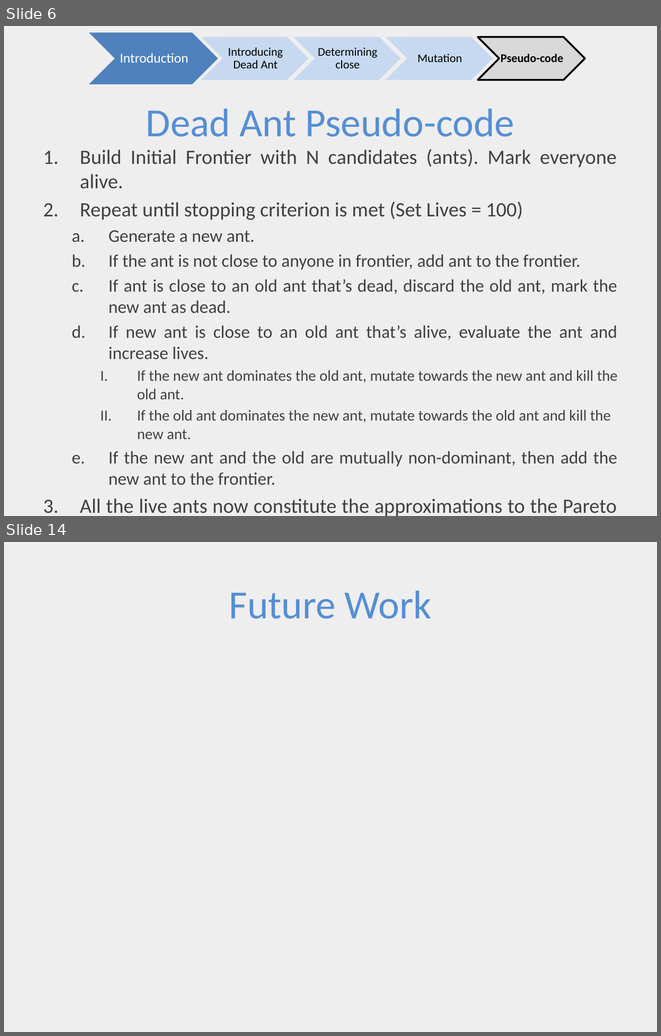
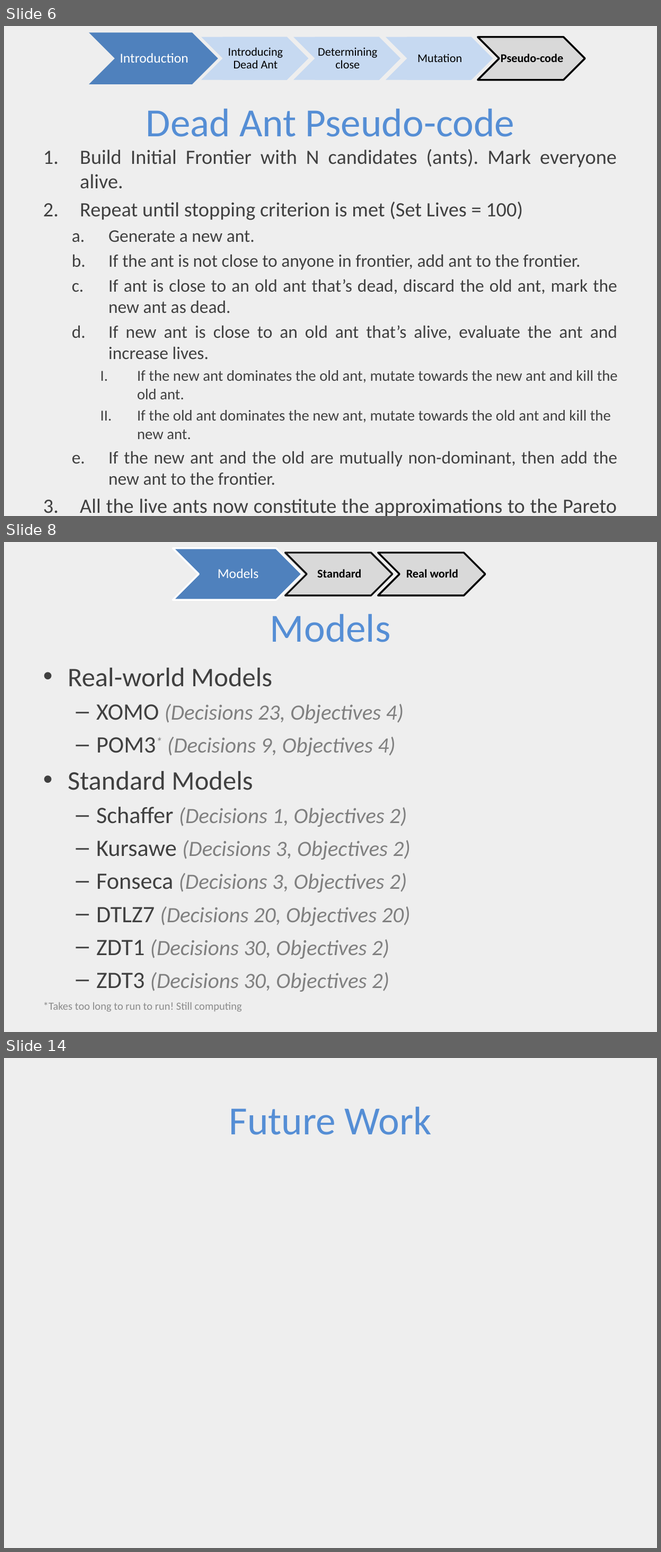
Before and after one commit to ai-se/Rahul, a slide deck: DEADANT/deadAnt.pptx. Shown one above the other, each under a label of ours: slides 6 and 14 before the commit, slides 6, 8 and 14 after it; the slides between them are not shown. The pictures are 661x1036 and 661x1552 pixels, drawn with LibreOffice and Linux fonts; fonts in the diff are those of the drawing. Boxes give left, top, right and bottom in pixels: in the first picture for what was removed or moved away, otherwise in the second. Text is boxed around its words. In the diff, an @@ line names an element or a change of style, - is before the commit and + after.

```diff
--- a/DEADANT/deadAnt.pptx
+++ b/DEADANT/deadAnt.pptx
@@ slide 8 added at box(4, 542, 657, 1032), background #D9D9D9 at 43% opacity @@
@@ chevron added at box(173, 548, 302, 600), fill #4F81BD, outline #FFFFFF 2 pt @@
@@ chevron added at box(285, 553, 392, 596), fill #D9D9D9, outline #000000 2 pt @@
@@ chevron added at box(378, 553, 485, 596), fill #D9D9D9, outline #000000 2 pt @@
@@ text added at box(218, 568, 259, 578), 15 pt, text #FFFFFF @@
+Models
@@ text added at box(317, 569, 361, 578), 13 pt, text #000000, bold @@
+Standard
@@ text added at box(406, 569, 459, 578), 13 pt, text #000000, bold @@
+Real world
@@ title added at box(270, 614, 391, 642), 44 pt, text #558ED5 @@
+Models
@@ text added at box(68, 668, 411, 991), 24.1 pt, text #808080, italic @@
+• Real-world Models
+  – XOMO (Decisions 23, Objectives 4)
+  – POM3* (Decisions 9, Objectives 4)
+• Standard Models
+  – Schaffer (Decisions 1, Objectives 2)
+  – Kursawe (Decisions 3, Objectives 2)
+  – Fonseca (Decisions 3, Objectives 2)
+  – DTLZ7 (Decisions 20, Objectives 20)
+  – ZDT1 (Decisions 30, Objectives 2)
+  – ZDT3 (Decisions 30, Objectives 2)
@@ text added at box(43, 1002, 242, 1012), 12 pt, text #8C8C8C @@
+*Takes too long to run to run! Still computing
```
Also in this commit, not shown: 8 slides changed, 1 slide removed.
